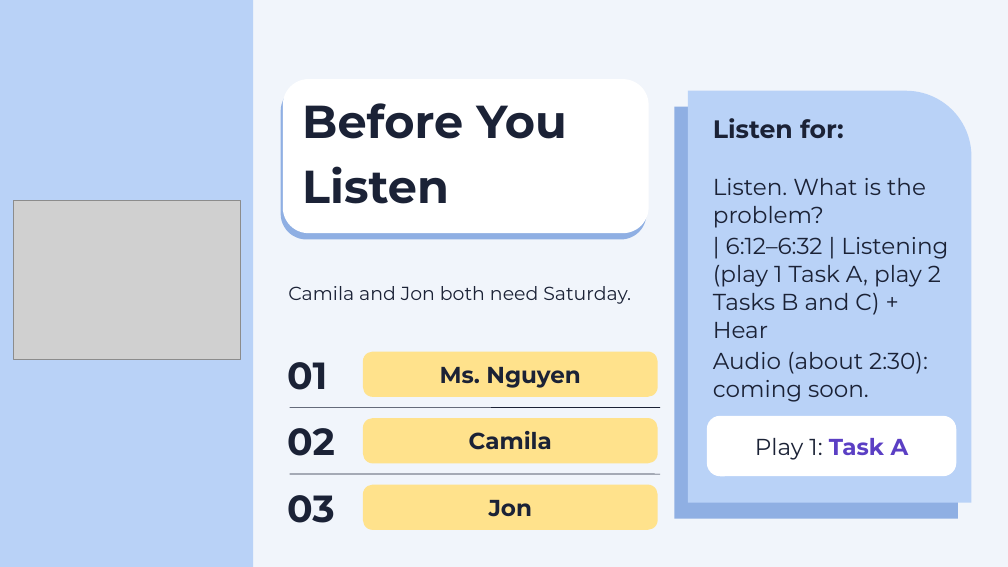
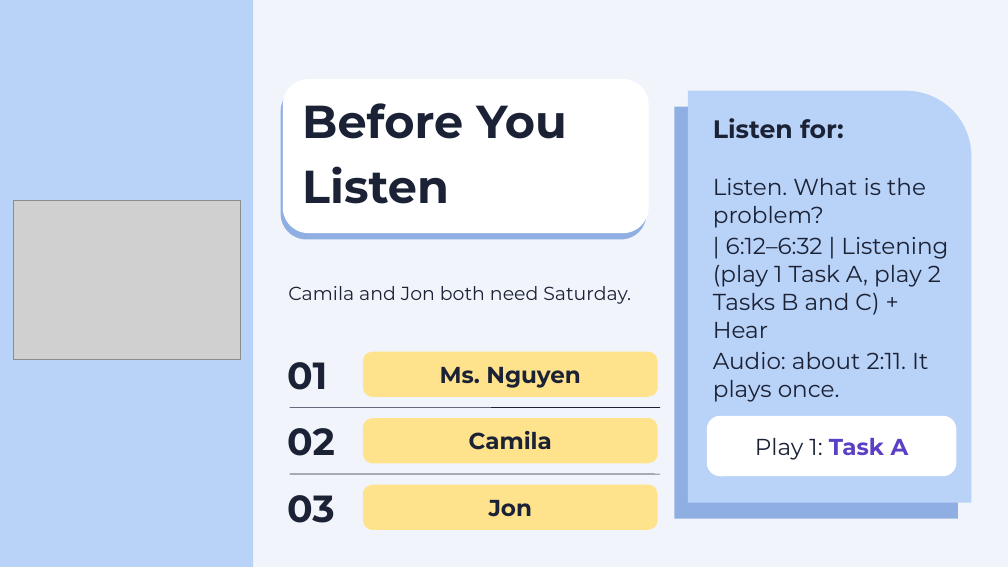
Before and after one commit to sdpursley/ESL-Curriculum, a slide deck: slide 8 of level5/slides/Level5_Lesson10_Slides.pptx. Drawn at 1008x567 pixels with LibreOffice and Linux fonts; fonts in the diff are those of the drawing; grey boxes stand for pictures. Boxes give left, top, right and bottom in pixels: in the first picture for what was removed or moved away, otherwise in the second. Text is boxed around its words. In the diff, an @@ line names an element or a change of style, - is before the commit and + after.

Commit message:
Level 5 Lesson 10 draft listening audio (2:11)

```diff
--- a/level5/slides/Level5_Lesson10_Slides.pptx
+++ b/level5/slides/Level5_Lesson10_Slides.pptx
@@ text at (x1=713, y1=352, x2=928, y2=402): text changed @@
-Audio (about 2:30): coming soon.
+Audio: about 2:11. It plays once.
```
Also in this commit, not shown: 1 other slide changed, 8 other files.
